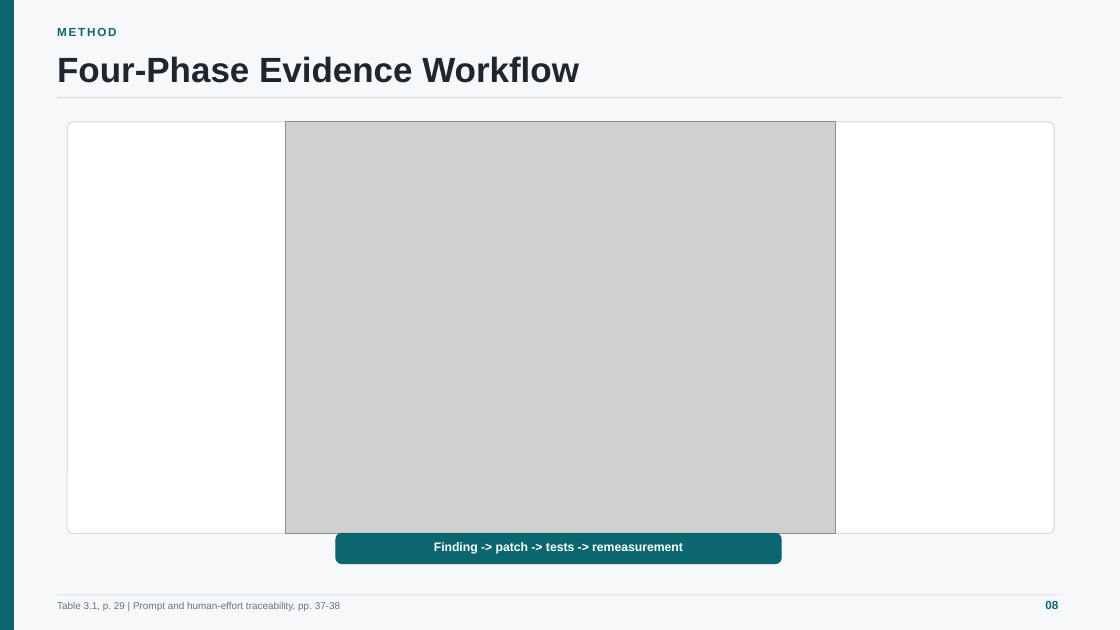
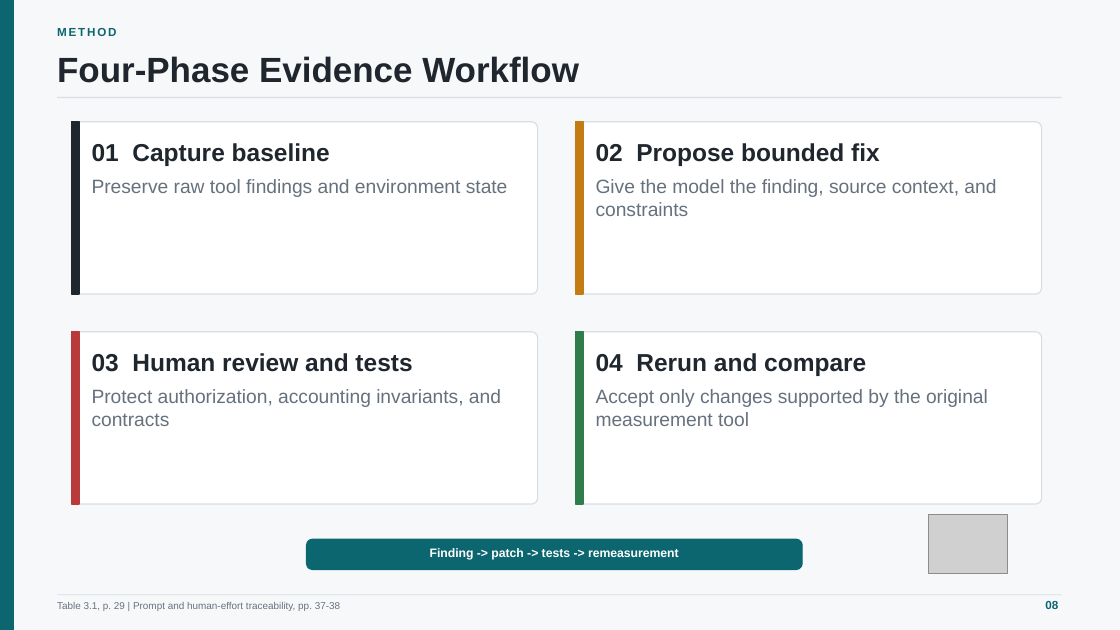
Before and after one commit to minatozaki98/financial-accounting, a slide deck: slide 8 of Document/outputs/final-defense/G6519692_Zaw_Ye_Htut_Ko_Final_Thesis_Defense.pptx. Drawn at 1120x630 pixels with LibreOffice and Linux fonts; fonts in the diff are those of the drawing; grey boxes stand for pictures. Boxes give left, top, right and bottom in pixels: in the first picture for what was removed or moved away, otherwise in the second. Text is boxed around its words. In the diff, an @@ line names an element or a change of style, - is before the commit and + after.

```diff
--- a/Document/outputs/final-defense/G6519692_Zaw_Ye_Htut_Ko_Final_Thesis_Defense.pptx
+++ b/Document/outputs/final-defense/G6519692_Zaw_Ye_Htut_Ko_Final_Thesis_Defense.pptx
@@ rounded rectangle: place and size @@
-rounded rectangle at [67,122,1054,534]
+rounded rectangle at [71,122,538,294]
@@ rounded rectangle at [71,122,538,294]: proportions changed @@
@@ rectangle added at [71,122,79,294], fill #20262E, outline #20262E 1 pt @@
@@ text added at [92,143,330,166], 21 pt, text #20262E, bold @@
+01 Capture baseline
@@ rounded rectangle added at [576,122,1042,294], fill #FFFFFF, outline #D9DEE5 1 pt @@
@@ rectangle added at [576,122,583,294], fill #C47B12, outline #C47B12 1 pt @@
@@ text added at [596,143,880,166], 21 pt, text #20262E, bold @@
+02 Propose bounded fix
@@ text added at [92,179,508,197], 16.5 pt, text #66717E @@
+Preserve raw tool findings and environment state
@@ text added at [596,179,996,216], 16.5 pt, text #66717E @@
+Give the model the finding, source context, and constraints
@@ rounded rectangle added at [71,332,538,504], fill #FFFFFF, outline #D9DEE5 1 pt @@
@@ rectangle added at [71,332,79,504], fill #B93A3A, outline #B93A3A 1 pt @@
@@ text added at [92,353,412,372], 21 pt, text #20262E, bold @@
+03 Human review and tests
@@ rounded rectangle added at [576,332,1042,504], fill #FFFFFF, outline #D9DEE5 1 pt @@
@@ rectangle added at [576,332,583,504], fill #2F7D4A, outline #2F7D4A 1 pt @@
@@ text added at [596,353,866,376], 21 pt, text #20262E, bold @@
+04 Rerun and compare
@@ text added at [92,389,501,426], 16.5 pt, text #66717E @@
+Protect authorization, accounting invariants, and contracts
@@ text added at [596,389,988,426], 16.5 pt, text #66717E @@
+Accept only changes supported by the original measurement tool
@@ rounded rectangle: place and size @@
-rounded rectangle at [336,534,781,564]
+rounded rectangle at [307,539,802,570]
@@ picture: place and size @@
-picture at [286,122,836,534]
+picture at [929,515,1008,574]
@@ text "Finding -> patch -> tests ...": place and size @@
-text "Finding -> patch -> tests ..." at [434,542,683,554]
+text "Finding -> patch -> tests ..." at [430,548,679,560]
```
Also in this commit, not shown: 1 other slide changed, 9 other files.
